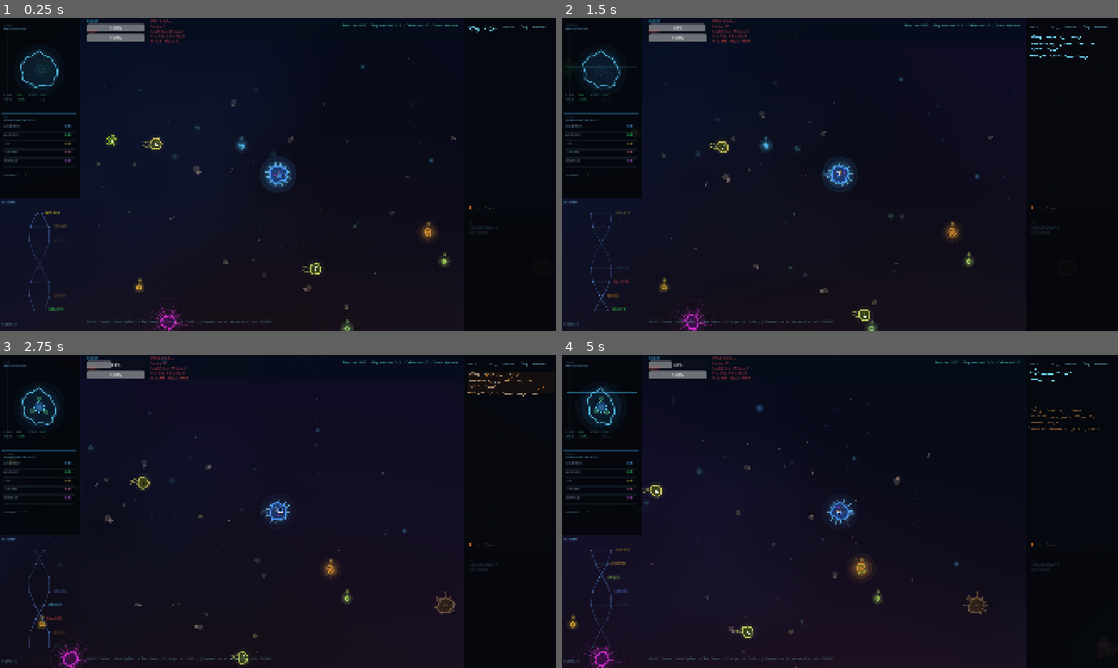
Above: before the commit, frames 1-4 (two rows, left to right).
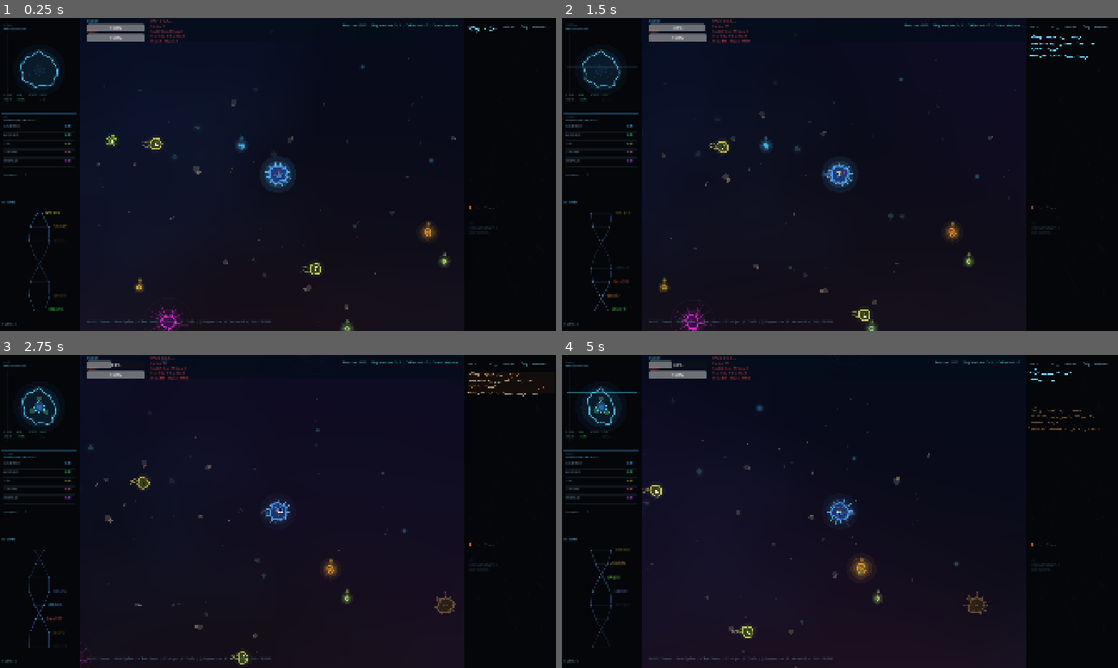
Above: after the commit, the same moments.

Repository: gnoobs75/3volov3
Game: Godot game, scene res://scenes/cell_stage.tscn
The game is run twice, just before and just after one commit, with the same random seed, the same clock (stepped at 60 frames per second) and the same inputs. This scene is started directly instead of the project's main scene.
Inputs (mouse positions are in pixels of both pictures, inside the frame that each line leads up to):
- Up to frame 1 (0.25 s): no input
- Up to frame 2 (1.5 s): move the mouse to (962, 158) at 0.52 s; press the mouse at (962, 158) at 0.53 s; hold D (move_right) 0.53-1.25 s; release the mouse at (962, 158) at 1.25 s; drag from (728, 190) to (840, 174) at 1.27 s
- Up to frame 3 (2.75 s): move the mouse to (333, 442) at 2.02 s; hold D (move_right) from 2.03 s (still down); hold Q (focus_out) from 2.03 s (still down)
- Up to frame 4 (5 s): release D (move_right) at 2.75 s; release Q (focus_out) at 2.75 s; drag from (812, 574) to (573, 461) at 2.77 s; move the mouse to (1006, 558) at 3.52 s; hold A (move_left) 3.53-4.25 s; tap F (metabolize) at 3.6 s; drag from (673, 464) to (845, 567) at 4.27 s

The runs differ from the first frame. In frame 1, 5.7% of the frame differs, in the area x 0-15%, y 57-100%; in frame 2, 3.4%; in frame 3, 0.5%; in frame 4, 3.7%.

Commit message:
Widescreen layout: opaque side panel frames instead of transparent overlays
- Replace StyleBoxEmpty with opaque StyleBoxFlat for LeftPane and RightPane
- Add subtle inner-edge borders (cyan-teal) for visual separation
- Remove redundant per-script background draws from organism_card,
  observer_notes, and creature_viewer (Panel provides the background)
- HelixHUD now inherits the Panel background (previously had none)
- Eliminates alpha compositing overhead for side panel backgrounds

Co-Authored-By: Claude Opus 4.6 <noreply@anthropic.com>

Diff:
--- a/scenes/cell_stage.tscn
+++ b/scenes/cell_stage.tscn
@@ -34,7 +34,15 @@
 shader_parameter/vent_color = Color(0.15, 0.06, 0.02, 1)
 shader_parameter/particle_color = Color(0.2, 0.5, 0.8, 0.3)
 
-[sub_resource type="StyleBoxEmpty" id="StyleBoxEmpty_panel"]
+[sub_resource type="StyleBoxFlat" id="StyleBoxFlat_left_panel"]
+bg_color = Color(0.015, 0.025, 0.04, 1.0)
+border_width_right = 2
+border_color = Color(0.12, 0.25, 0.35, 0.7)
+
+[sub_resource type="StyleBoxFlat" id="StyleBoxFlat_right_panel"]
+bg_color = Color(0.015, 0.025, 0.04, 1.0)
+border_width_left = 2
+border_color = Color(0.12, 0.25, 0.35, 0.7)
 
 [node name="CellStage" type="Node2D"]
 script = ExtResource("1")
@@ -82,7 +90,7 @@
 custom_minimum_size = Vector2(280, 0)
 size_flags_horizontal = 0
 mouse_filter = 2
-theme_override_styles/panel = SubResource("StyleBoxEmpty_panel")
+theme_override_styles/panel = SubResource("StyleBoxFlat_left_panel")
 
 [node name="LeftVBox" type="VBoxContainer" parent="HUD/ThreePaneLayout/LeftPane"]
 layout_mode = 1
@@ -223,7 +231,7 @@
 custom_minimum_size = Vector2(320, 0)
 size_flags_horizontal = 0
 mouse_filter = 2
-theme_override_styles/panel = SubResource("StyleBoxEmpty_panel")
+theme_override_styles/panel = SubResource("StyleBoxFlat_right_panel")
 
 [node name="RightVBox" type="VBoxContainer" parent="HUD/ThreePaneLayout/RightPane"]
 layout_mode = 1
--- a/scripts/cell_stage/creature_viewer.gd
+++ b/scripts/cell_stage/creature_viewer.gd
@@ -351,16 +351,6 @@
 		queue_redraw()
 
 func _draw() -> void:
-	# Background
-	var bg_alpha: float = 0.9
-	if _display_timer > DISPLAY_DURATION:
-		bg_alpha *= 1.0 - ((_display_timer - DISPLAY_DURATION) / FADE_DURATION)
-
-	draw_rect(Rect2(0, 0, VIEWER_WIDTH, VIEWER_HEIGHT), Color(0.015, 0.025, 0.04, bg_alpha))
-
-	# Border
-	draw_line(Vector2(0, 0), Vector2(0, VIEWER_HEIGHT), Color(0.15, 0.3, 0.4, 0.5 * bg_alpha), 2.0)
-
 	if not _is_displaying:
 		_draw_idle_state()
 		return
--- a/scripts/cell_stage/observer_notes.gd
+++ b/scripts/cell_stage/observer_notes.gd
@@ -223,13 +223,6 @@
 	queue_redraw()
 
 func _draw() -> void:
-	# Tablet background
-	var bg_color := Color(0.02, 0.03, 0.05, 0.92)
-	draw_rect(Rect2(0, 0, PANE_WIDTH, size.y), bg_color)
-
-	# Border glow
-	draw_line(Vector2(0, 0), Vector2(0, size.y), Color(0.15, 0.3, 0.4, 0.5), 2.0)
-
 	# Tablet scratches (permanent texture)
 	for scratch in _tablet_scratches:
 		draw_line(scratch.start, scratch.end, Color(0.3, 0.4, 0.5, scratch.alpha), 0.5)
--- a/scripts/cell_stage/organism_card.gd
+++ b/scripts/cell_stage/organism_card.gd
@@ -239,9 +239,6 @@
 func _draw() -> void:
 	var font := ThemeDB.fallback_font
 
-	# Background
-	draw_rect(Rect2(0, 0, CARD_WIDTH, size.y), Color(0.015, 0.025, 0.04, 0.9))
-
 	# === TOP: Hologram Viewer ===
 	_draw_hologram_viewer(font)
 
Not shown: 1 places in scenes/cell_stage.tscn that only renumber resources
